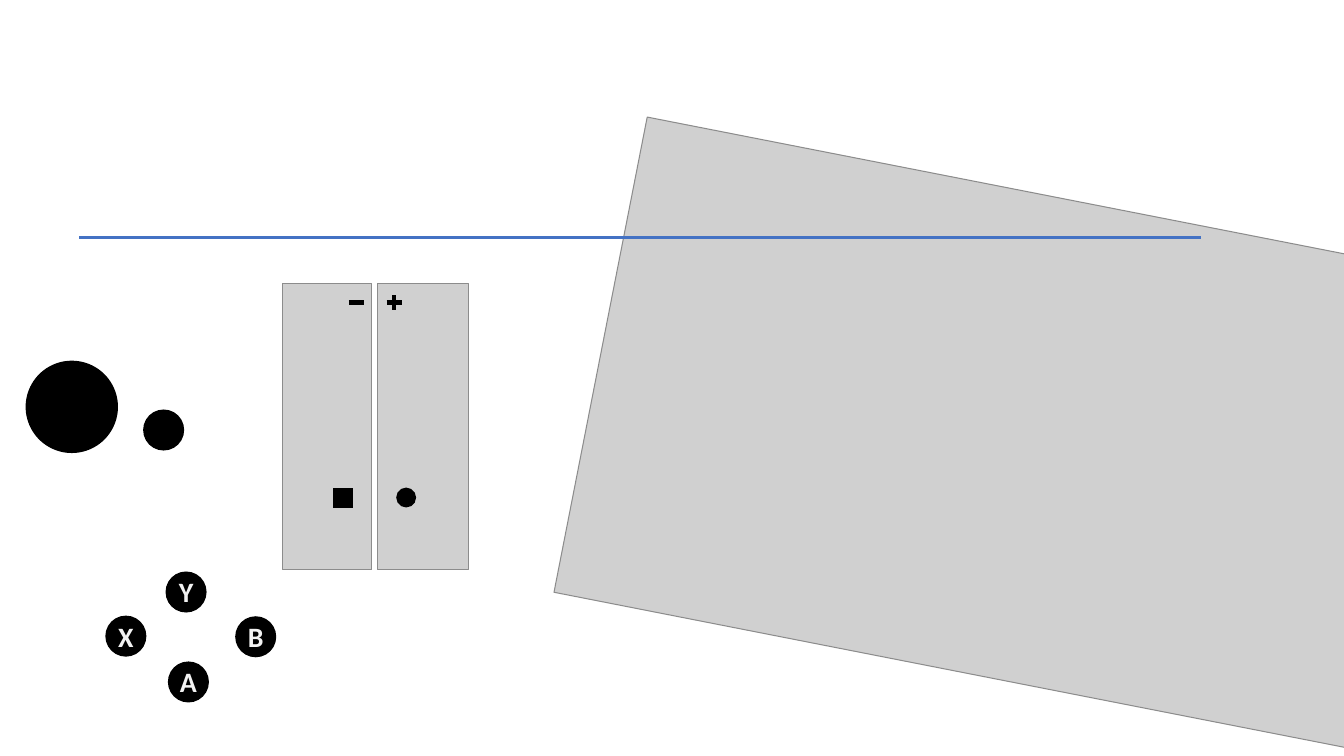
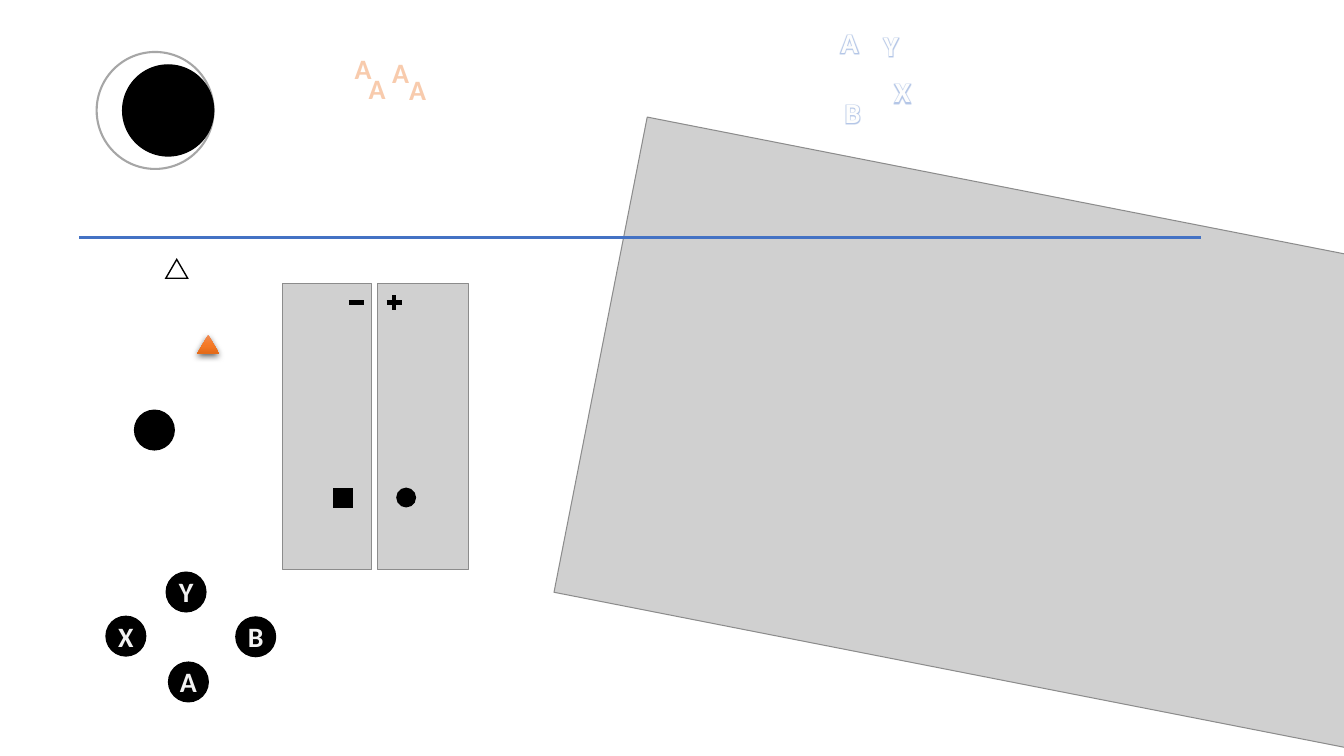
Before and after one commit to ANCrowther/BewareApp, a slide deck: slide 5 of Beware/Content/designs.pptx. Drawn at 1344x756 pixels with LibreOffice and Linux fonts; fonts in the diff are those of the drawing; grey boxes stand for pictures. Boxes give left, top, right and bottom in pixels: in the first picture for what was removed or moved away, otherwise in the second. Text is boxed around its words. In the diff, an @@ line names an element or a change of style, - is before the commit and + after.

```diff
--- a/Beware/Content/designs.pptx
+++ b/Beware/Content/designs.pptx
@@ ellipse added at [97,52,214,169], outline #A6A6A6 1.5 pt @@
@@ text added at [841,35,858,54], 20 pt, text #FEFEFE, bold @@
+A
@@ text added at [884,38,899,57], 20 pt, text #FEFEFE, bold @@
+Y
@@ ellipse: place and size @@
-ellipse at [26,362,117,453]
+ellipse at [123,65,214,155]
@@ text added at [355,61,372,79], 20 pt, text #F8CBAD, bold @@
+A
@@ text added at [369,76,386,99], 20 pt, text #F8CBAD, bold @@
+A
@@ text added at [392,65,409,83], 20 pt, text #F8CBAD, bold @@
+A
@@ text added at [409,82,426,100], 20 pt, text #F8CBAD, bold @@
+A
@@ text added at [895,85,910,104], 20 pt, text #FEFEFE, bold @@
+X
@@ text added at [845,105,861,124], 20 pt, text #FEFEFE, bold @@
+B
@@ triangle added at [166,259,189,278], fill #FFFFFF, outline #000000 1 pt @@
@@ triangle added at [198,335,220,354], fill gradient #F18C57 to #F67B28 to #E56C19 @@
@@ ellipse: place and size @@
-ellipse at [144,410,184,450]
+ellipse at [135,410,174,450]
```
Also in this commit, not shown: 25 other files.
